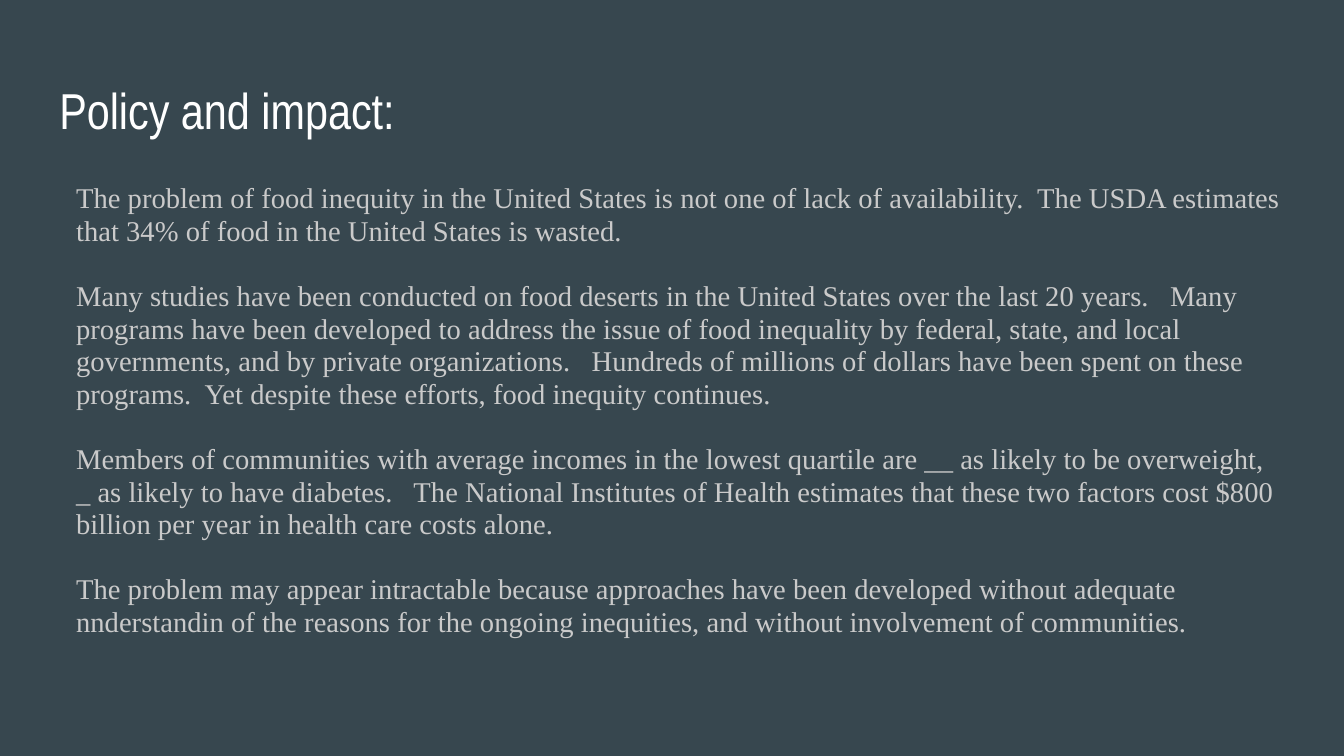
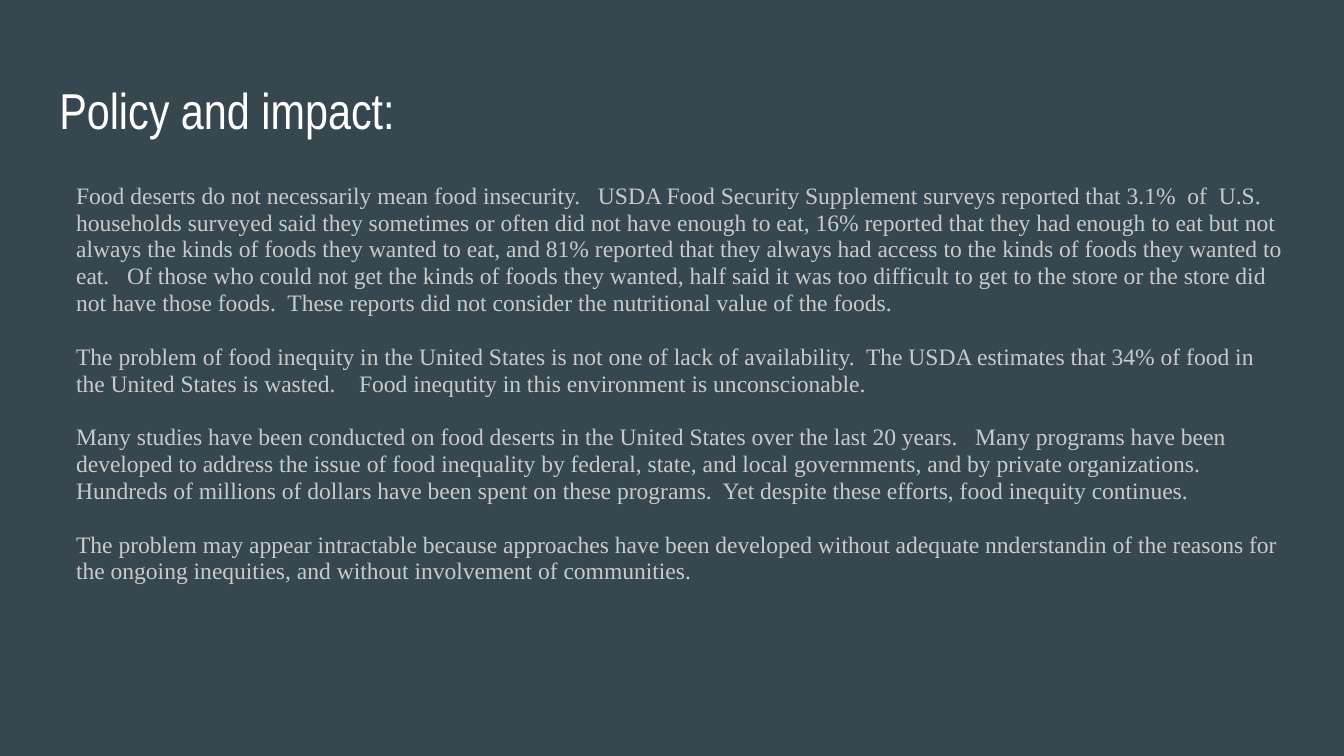
Before and after one commit to greberr09/Project_one, a slide deck: slide 11 of Project1.pptx. Drawn at 1344x756 pixels with LibreOffice and Linux fonts; fonts in the diff are those of the drawing. Boxes give left, top, right and bottom in pixels: in the first picture for what was removed or moved away, otherwise in the second. Text is boxed around its words. In the diff, an @@ line names an element or a change of style, - is before the commit and + after.

```diff
--- a/Project1.pptx
+++ b/Project1.pptx
@@ text at <box>76,187,1281,397</box>: text changed; size 15.3 to 12.6 pt @@
-The problem of food inequity in the United States is not one of lack of availability. The USDA estimates that 34% of food in the United States is wasted.
+Food deserts do not necessarily mean food insecurity. USDA Food Security Supplement surveys reported that 3.1% of U.S. households surveyed said they sometimes or often did not have enough to eat, 16% reported that they had enough to eat but not always the kinds of foods they wanted to eat, and 81% reported that they always had access to the kinds of foods they wanted to eat. Of those who could not get the kinds of foods they wanted, half said it was too difficult to get to the store or the store did not have those foods. These reports did not consider the nutritional value of the foods.
+The problem of food inequity in the United States is not one of lack of availability. The USDA estimates that 34% of food in the United States is wasted. Food inequtity in this environment is unconscionable.
@@ text at <box>76,449,1273,540</box>: paragraph removed @@
-Members of communities with average incomes in the lowest quartile are __ as likely to be overweight, _ as likely to have diabetes. The National Institutes of Health estimates that these two factors cost $800 billion per year in health care costs alone.
@@ text at <box>76,428,1276,584</box>: size 15.3 to 12.6 pt in "Many studies have been conducted on food ...", "The problem may appear intractable because approaches ..." @@
```
Also in this commit, not shown: 3 other slides changed.
